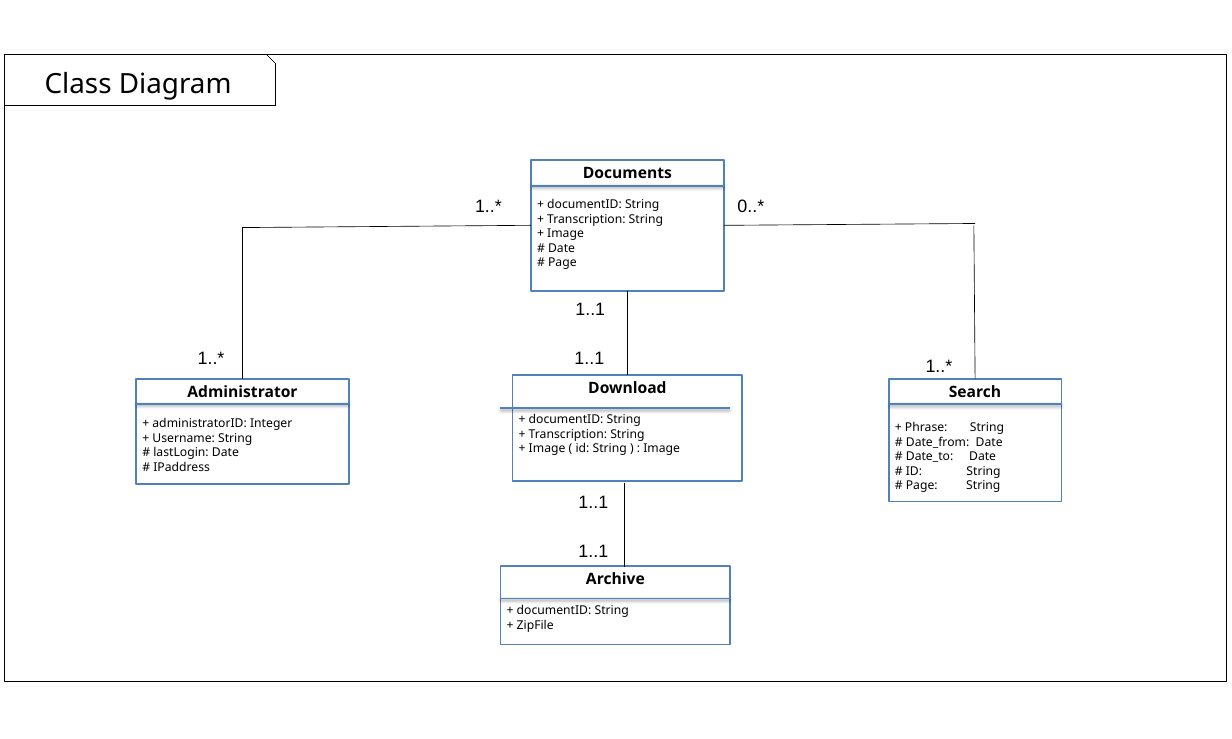
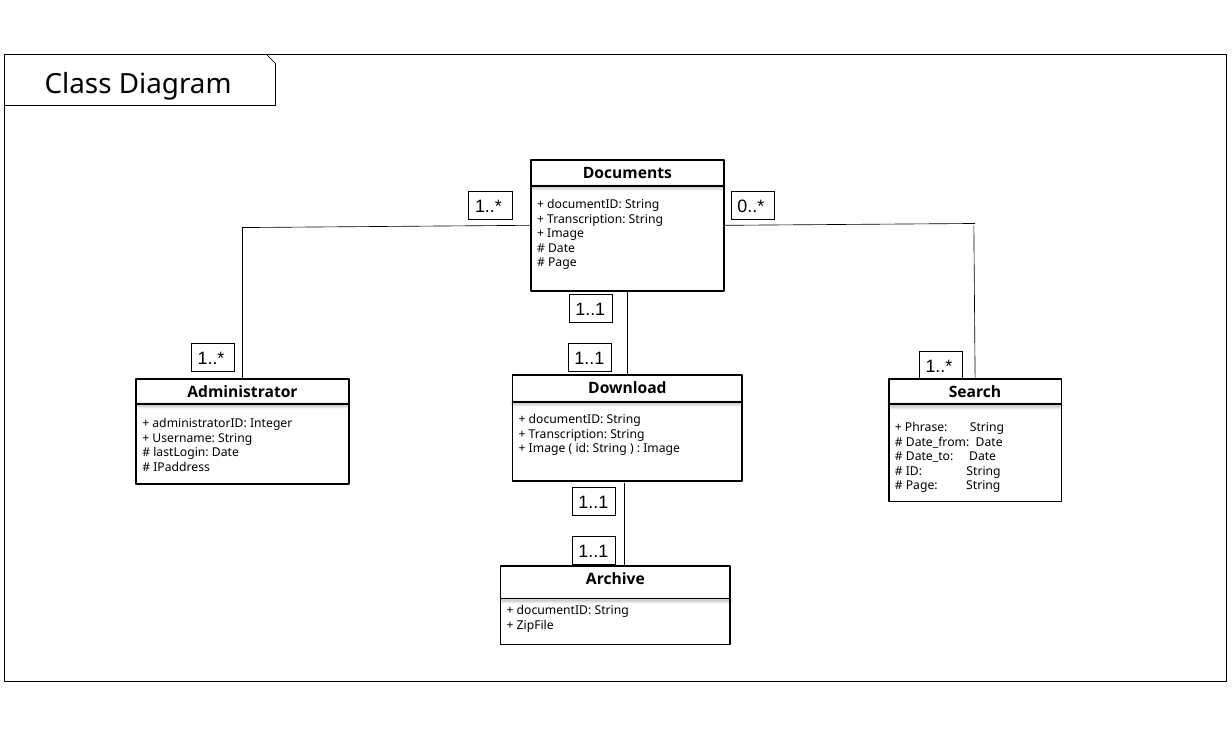
Before and after one commit to rst0git/LACR-Demo, a slide deck: slide 1 of coursework/Diagrams/First-Class-Diagram/Class_Diagram_First_Draft.pptx. Drawn at 1232x739 pixels with LibreOffice and Linux fonts; fonts in the diff are those of the drawing. Boxes give left, top, right and bottom in pixels: in the first picture for what was removed or moved away, otherwise in the second. Text is boxed around its words. In the diff, an @@ line names an element or a change of style, - is before the commit and + after.

```diff
--- a/coursework/Diagrams/First-Class-Diagram/Class_Diagram_First_Draft.pptx
+++ b/coursework/Diagrams/First-Class-Diagram/Class_Diagram_First_Draft.pptx
@@ 8 rectangles: place and size @@
-8 rectangles at (198,199,953,557)
+8 rectangles at (191,191,962,564)
@@ outline none to #000000 0.75 pt in 8 elements at (919,352,962,380), (731,191,774,219), (568,344,611,372), (569,295,613,323), (572,536,615,564), (572,487,615,516), (191,344,235,372), (469,191,512,219) @@
@@ line (531, 186) - (724, 186): stroke #4F81BD 2 pt to #000000 2 pt @@
@@ line (136, 404) - (349, 404): stroke #4F81BD 2 pt to #000000 2 pt @@
@@ line moved from (501, 409) - (730, 409) to (512, 402) - (741, 402) @@
@@ line (512, 402) - (741, 402): stroke #4F81BD 2 pt to #000000 2 pt @@
@@ line (888, 404) - (1062, 404): stroke #4F81BD 2 pt to #000000 2 pt @@
@@ outline #4F81BD 2 pt to #000000 2 pt in 5 elements at (888,379,1061,501), (531,160,723,291), (512,375,742,481), (136,379,349,484), (501,566,730,644) @@
@@ line (501, 599) - (730, 599): stroke #4F81BD 2 pt to #000000 2 pt @@
```
Also in this commit, not shown: 1 other file.
